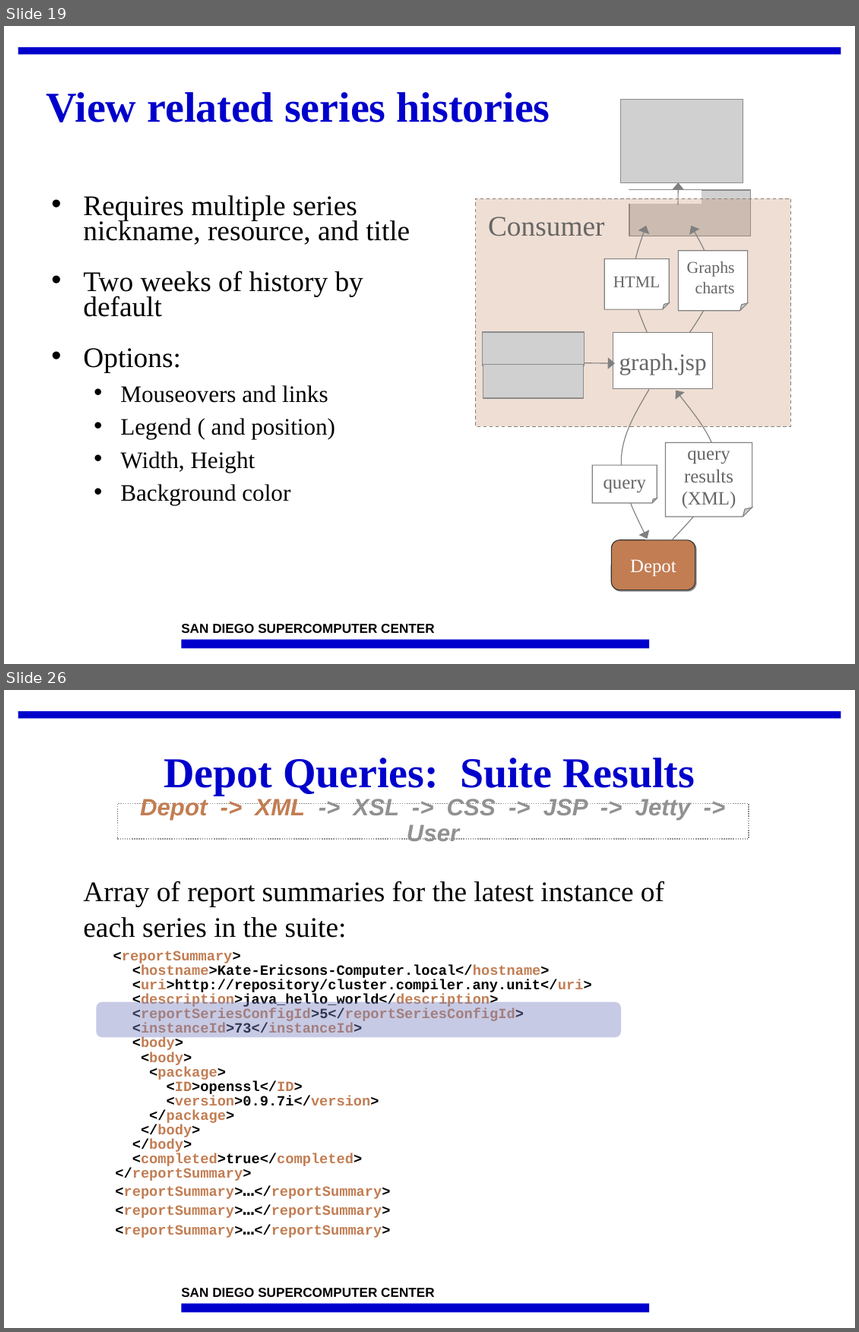
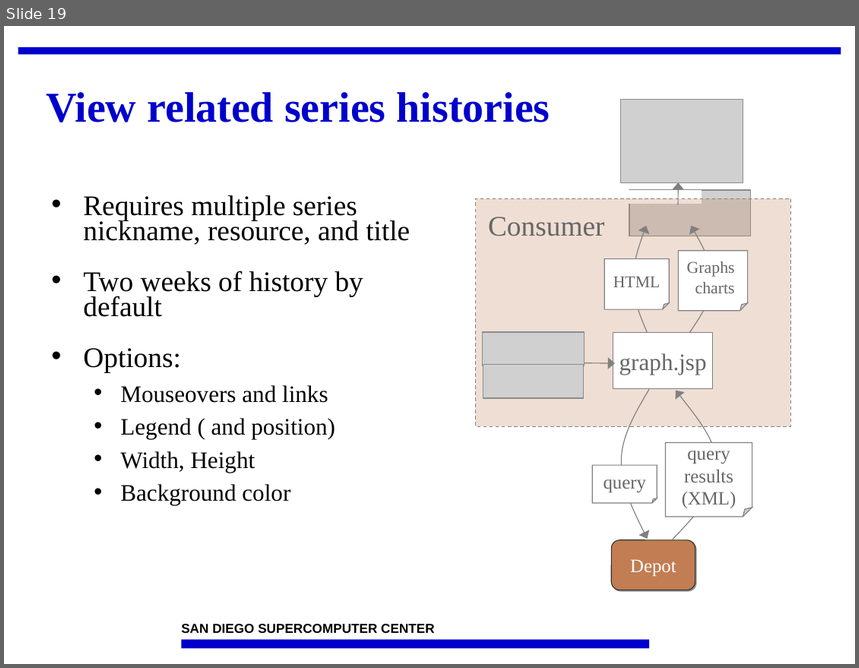
Before and after one commit to IncaProject/inca-xsede, a slide deck: talks/2008workshop/consumer.ppt. Shown one above the other, each under a label of ours: slides 19 and 26 before the commit, slide 19 after it; the slides between them are not shown. The pictures are 859x1332 and 859x668 pixels, drawn with LibreOffice and Linux fonts; fonts in the diff are those of the drawing; grey boxes stand for pictures; background and template pictures are left out. Boxes give left, top, right and bottom in pixels: in the first picture for what was removed or moved away, otherwise in the second. Text is boxed around its words. In the diff, an @@ line names an element or a change of style, - is before the commit and + after.

```diff
--- a/talks/2008workshop/consumer.ppt
+++ b/talks/2008workshop/consumer.ppt
@@ slide 26 removed at [4, 690, 855, 1328], background #FFFFFF; not listed: 3 template elements that a slide beside it also shows @@
@@ title removed at [164, 758, 695, 796] @@
-Depot Queries: Suite Results
@@ rectangle removed at [117, 803, 749, 839] @@
-Depot -> XML -> XSL -> CSS -> JSP -> Jetty -> User
@@ text removed at [83, 881, 664, 1238] @@
-Array of report summaries for the latest instance of
-each series in the suite:
-<reportSummary>
-<hostname>Kate-Ericsons-Computer.local</hostname>
-<uri>http://repository/cluster.compiler.any.unit</uri>
-<description>java_hello_world</description>
-<reportSeriesConfigId>5</reportSeriesConfigId>
-<instanceId>73</instanceId>
-<body>
-<body>
-<package>
-<ID>openssl</ID>
-<version>0.9.7i</version>
-</package>
-</body>
-</body>
-<completed>true</completed>
-</reportSummary>
-<reportSummary>…</reportSummary>
-<reportSummary>…</reportSummary>
-<reportSummary>…</reportSummary>
@@ rounded rectangle removed at [96, 1002, 621, 1038] @@
```
Also in this commit, not shown: 8 slides changed, 19 slides added, 14 other slides removed.
